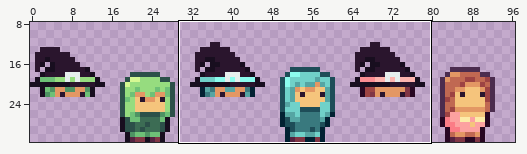
One commit to this pixel-art file: Witchlight Woods/Assets/Sprites/player.ase. The first picture is a wide view before the edit; the outline marks the close-up.
Close-up. First the earlier version:
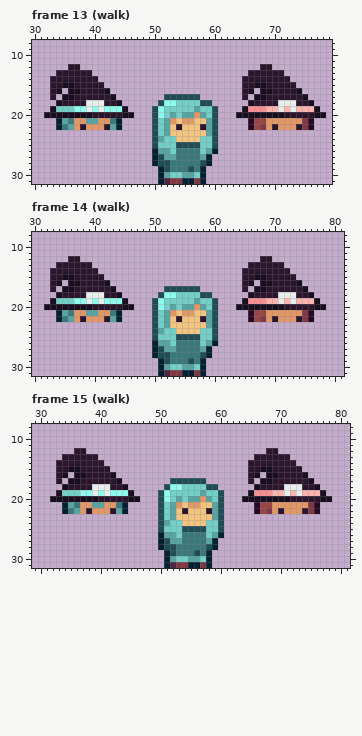
112x32 pixels, 33 frames. Shown: frame 13 (walk): x 30..79, y 8..31; frame 14 (walk): x 30..81, y 8..31; frame 15 (walk): x 29..81, y 8..31. The wide view leaves out empty margins. The commit also changed other frames or places, which this record leaves out.
Once edited:
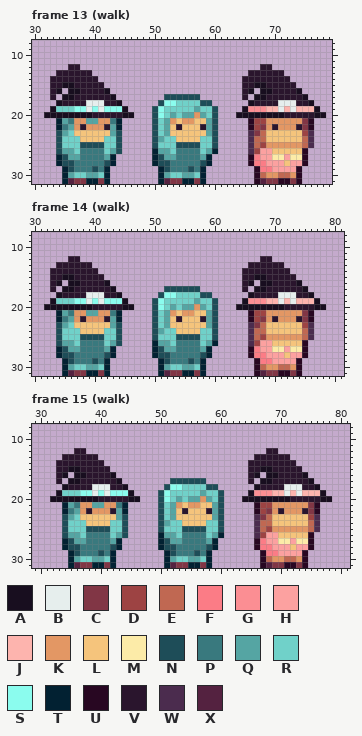
Palette (. is transparent): A #180e1f  B #e6eeed  C #813645  D #9d4343  E #c06852  F #fb7c86  G #fb8e93  H #fca1a0  J #fdb4ae  K #e39764  L #f5c47c  M #fceba8  N #1e4d58  P #39797e  Q #55a5a3  R #70d1c9  S #8bfcee  T #022132  U #280722  V #2a152d  W #4b2c4e  X #542240
Difference:
{"where": "frame 13 (walk), layers \"head\", \"body\""}
{"frame":13,"y":23,"x":34,"old":"...........","new":"NQRLLLLLLQN"}
{"frame":13,"y":23,"x":66,"old":"...........","new":"WCELLLLLLDW"}
{"frame":13,"y":24,"x":34,"old":"...........","new":"NRRRLLLLRRN"}
{"frame":13,"y":24,"x":66,"old":"...........","new":"WEELLLLLLEW"}
{"frame":13,"y":25,"x":34,"old":"...........","new":"NRRRNNNNRRN"}
{"frame":13,"y":25,"x":66,"old":"...........","new":"WEDKKKKKKEW"}
{"frame":13,"y":26,"x":34,"old":"...........","new":"NQQRPPPPRQN"}
{"frame":13,"y":26,"x":66,"old":"..........","new":"WDHHLLLLLU"}
{"frame":13,"y":27,"x":34,"old":"..........","new":"TNQQPPPPQT"}
{"frame":13,"y":27,"x":66,"old":"..........","new":"UFHHMMHMMU"}
{"frame":13,"y":28,"x":34,"old":"..........","new":"TNNPPPPPNT"}
{"frame":13,"y":28,"x":66,"old":"..........","new":"UFFHHHLHHU"}
{"frame":13,"y":29,"x":35,"old":"........","new":"TNPPPNPT"}
{"frame":13,"y":29,"x":67,"old":"........","new":"UFFHHHHU"}
{"frame":13,"y":30,"x":35,"old":"........","new":"TQRRQQRT"}
{"frame":13,"y":30,"x":67,"old":"........","new":"UEKKEEKU"}
{"frame":13,"y":31,"x":35,"old":"........","new":"TXCCTTCT"}
{"frame":13,"y":31,"x":67,"old":"........","new":"UXCCUUCU"}
{"where": "frame 14 (walk), layers \"head\", \"body\""}
{"frame":14,"y":23,"x":34,"old":"...........","new":"NQRLLLLLLQN"}
{"frame":14,"y":23,"x":66,"old":"...........","new":"WCELLLLLLDW"}
{"frame":14,"y":24,"x":34,"old":"...........","new":"NRRRLLLLRRN"}
{"frame":14,"y":24,"x":66,"old":"...........","new":"WEELLLLLLEW"}
{"frame":14,"y":25,"x":34,"old":"...........","new":"NRRRNNNNRRN"}
{"frame":14,"y":25,"x":66,"old":"...........","new":"WEDKKKKKKEW"}
{"frame":14,"y":26,"x":34,"old":"...........","new":"NQQRPPPPRQN"}
{"frame":14,"y":26,"x":66,"old":"..........","new":"WDHHLLLLLU"}
{"frame":14,"y":27,"x":34,"old":"..........","new":"TNQQPPPPQT"}
{"frame":14,"y":27,"x":66,"old":"..........","new":"UFHHMMHMMU"}
{"frame":14,"y":28,"x":34,"old":"..........","new":"TNNPPPPPNT"}
{"frame":14,"y":28,"x":66,"old":"..........","new":"UFFHHHLHHU"}
{"frame":14,"y":29,"x":35,"old":"........","new":"TNPPPNPT"}
{"frame":14,"y":29,"x":67,"old":"........","new":"UFFHHHHU"}
{"frame":14,"y":30,"x":35,"old":"........","new":"TQRRQQRT"}
{"frame":14,"y":30,"x":67,"old":"........","new":"UEKKEEKU"}
{"frame":14,"y":31,"x":35,"old":"........","new":"TXCCTTCT"}
{"frame":14,"y":31,"x":67,"old":"........","new":"UXCCUUCU"}
{"where": "frame 15 (walk), layers \"head\", \"body\""}
{"frame":15,"y":23,"x":34,"old":"...........","new":"NQRLLLLLLQN"}
{"frame":15,"y":23,"x":66,"old":"...........","new":"WCELLLLLLDW"}
{"frame":15,"y":24,"x":34,"old":"...........","new":"NRRRLLLLRRN"}
{"frame":15,"y":24,"x":66,"old":"...........","new":"WEELLLLLLEW"}
{"frame":15,"y":25,"x":34,"old":"...........","new":"NRRRNNNNRRN"}
{"frame":15,"y":25,"x":66,"old":"...........","new":"WEDKKKKKKEW"}
{"frame":15,"y":26,"x":34,"old":"...........","new":"NQQRPPPPRQN"}
{"frame":15,"y":26,"x":66,"old":"..........","new":"WDHHLLLLLU"}
{"frame":15,"y":27,"x":34,"old":"..........","new":"TNQQPPPPQT"}
{"frame":15,"y":27,"x":66,"old":"..........","new":"UFHHMMHMMU"}
{"frame":15,"y":28,"x":34,"old":"..........","new":"TNNPPPPPNT"}
{"frame":15,"y":28,"x":66,"old":"..........","new":"UFFHHHLHHU"}
{"frame":15,"y":29,"x":35,"old":"........","new":"TNPPPNPT"}
{"frame":15,"y":29,"x":67,"old":"........","new":"UFFHHHHU"}
{"frame":15,"y":30,"x":35,"old":"........","new":"TQRRQQRT"}
{"frame":15,"y":30,"x":67,"old":"........","new":"UEKKEEKU"}
{"frame":15,"y":31,"x":35,"old":"........","new":"TXCCTTCT"}
{"frame":15,"y":31,"x":67,"old":"........","new":"UXCCUUCU"}
